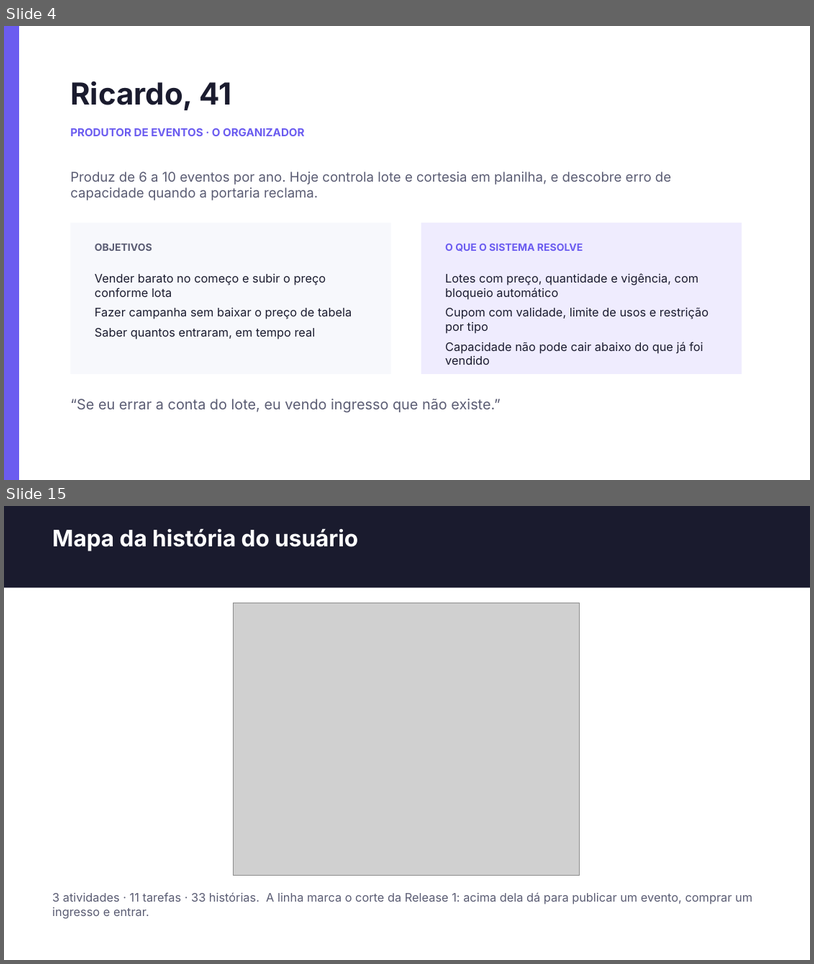
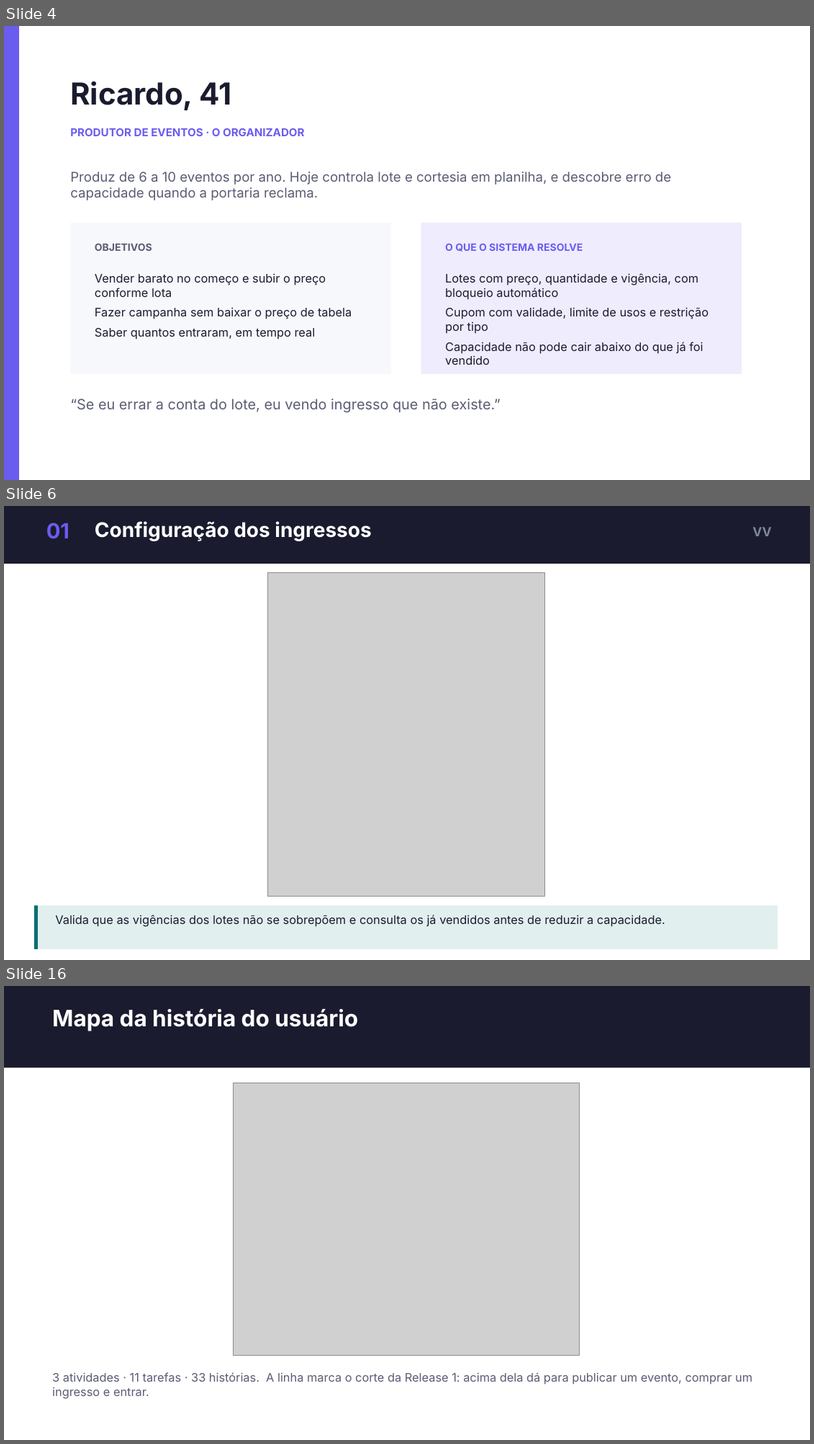
Before and after one commit to dudumalheiros/BilhetePass, a slide deck: docs/slides/BilhetePass-apresentacao.pptx. Shown one above the other, each under a label of ours: slides 4 and 15 before the commit, slides 4, 6 and 16 after it; the slides between them are not shown. The pictures are 814x964 and 814x1444 pixels, drawn with LibreOffice and Linux fonts; fonts in the diff are those of the drawing; grey boxes stand for pictures. Boxes give left, top, right and bottom in pixels: in the first picture for what was removed or moved away, otherwise in the second. Text is boxed around its words. In the diff, an @@ line names an element or a change of style, - is before the commit and + after.

```diff
--- a/docs/slides/BilhetePass-apresentacao.pptx
+++ b/docs/slides/BilhetePass-apresentacao.pptx
@@ slide 6 added at [4, 506, 810, 960], background #FFFFFF @@
@@ rectangle added at [4, 506, 810, 564], fill #1A1B2E @@
@@ text added at [46, 523, 70, 539], 25 pt, text #6B5CF0, bold @@
+01
@@ text added at [95, 521, 371, 541], 24 pt, text #FFFFFF, bold @@
+Configuração dos ingressos
@@ text added at [753, 527, 772, 536], 15 pt, text #7B8997, bold @@
+VV
@@ picture added at [268, 572, 545, 896] @@
@@ rectangle added at [34, 906, 778, 949], fill #E2EFEF @@
@@ rectangle added at [34, 906, 38, 949], fill #0B6E73 @@
@@ text added at [55, 914, 666, 926], 14 pt, text #1A1B2E @@
+Valida que as vigências dos lotes não se sobrepõem e consulta os já vendidos antes de reduzir a capacidade.
@@ what was slide 15 is now slide 16 @@
```
Also in this commit, not shown: 4 slides changed, 6 other slides added, 6 slides removed.
